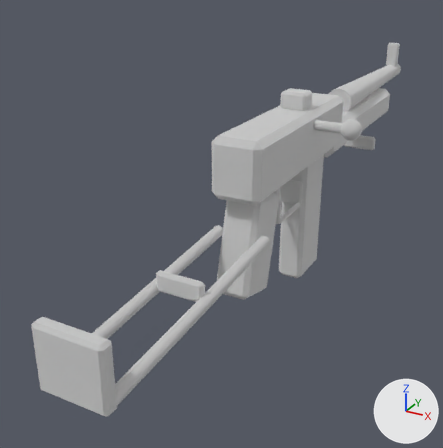
An edit to the glTF model ambush_loop/art/v2/models/mp40_lod0.glb, drawn before and after from the same camera.
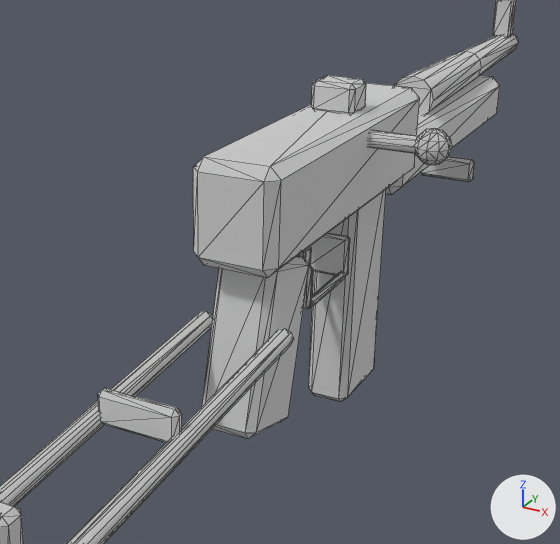
Each version appears first whole from a camera (50 mm lens) standing at (0.264, -0.604, 0.23) and looking at (-0.072, 0.007, -0.075), and next in a close-up on the part from 22% to 96% of the width and 10% to 81% of the height. The lights are fixed; the arrows at lower right show +X, +Y and +Z. The last two pictures show the newer version. The close-ups show mesh edges as thin lines. Vertices at exactly the same position are counted once.

In view in the first close-up: 'mp40_body'.
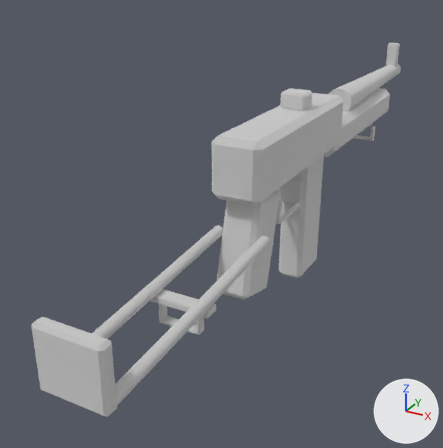
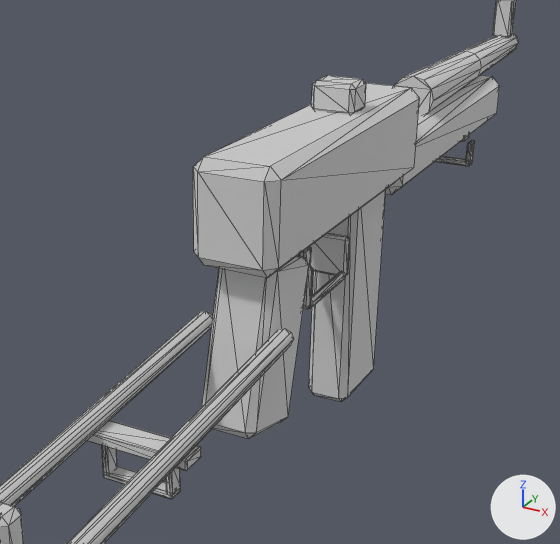
Where the change shows, as pixel boxes [x1, y1, x2, y2] in the close-ups (560 x 544 px):
```json
{"part": 1, "of": "me_folding_stock_rail", "change": "added", "after": [102, 445, 181, 499]}
{"part": 2, "of": "me_folding_stock_rail", "change": "added", "after": [87, 420, 201, 470]}
{"part": 3, "of": "me_folding_stock_rail", "change": "deleted", "before": [415, 128, 452, 165]}
{"part": 4, "of": "me_folding_stock_rail", "change": "deleted", "before": [98, 388, 182, 442]}
{"part": 5, "of": "me_folding_stock_rail", "change": "deleted", "before": [368, 130, 418, 153]}
{"part": 6, "of": "me_folding_stock_rail", "change": "cut back", "before": [420, 156, 475, 182], "after": [435, 140, 474, 166]}
```

Edits to the scene script, one JSON object a line:
```json
{"block": "me_folding_stock_rail", "where": "# used by ob_mp40_body; location = (0.0, 0.0, 0.0)"}
{"op": "remove", "block": "me_folding_stock_rail", "code": "me_folding_stock_rail.from_pydata(...)  # 472 vertices, 868 faces; spans x -0.033..0.081, y -0.347..0.51, z -0.156..0.092"}
{"op": "add", "block": "me_folding_stock_rail", "code": "me_folding_stock_rail.from_pydata(...)  # 532 vertices, 1004 faces; spans x -0.033..0.033, y -0.347..0.51, z -0.156..0.092"}
{"block": "me_folding_stock_rail", "change": "me_folding_stock_rail part 1: a new loose piece of 64 vertices spanning x -0.022..0.022, y -0.205..-0.195, z -0.084..-0.062, in mat_v2_actor_atlas (white #e7e7e7)"}
{"block": "me_folding_stock_rail", "change": "me_folding_stock_rail part 2: a new loose piece of 24 vertices spanning x -0.033..0.033, y -0.208..-0.192, z -0.062..-0.054, in mat_v2_actor_atlas (white #e7e7e7)"}
{"block": "me_folding_stock_rail", "change": "me_folding_stock_rail part 3: the loose piece of 52 vertices spanning x 0.059..0.081, y 0.034..0.058, z 0.041..0.065 is deleted"}
{"block": "me_folding_stock_rail", "change": "me_folding_stock_rail part 4: the loose piece of 24 vertices spanning x -0.025..0.025, y -0.204..-0.196, z -0.052..-0.032 is deleted"}
{"block": "me_folding_stock_rail", "change": "me_folding_stock_rail part 5: the loose piece of 16 vertices spanning x 0.0..0.065, y 0.04..0.052, z 0.047..0.059 is deleted"}
{"block": "me_folding_stock_rail", "change": "me_folding_stock_rail part 6: 20 vertices removed from x -0.025..0.025, y 0.326..0.334, z -0.052..-0.032; 60 vertices added at x -0.022..0.022, y 0.325..0.335, z -0.037..-0.015"}
{"block": "me_folding_stock_rail", "change": "other edits to the shape of me_folding_stock_rail do not show in these pictures"}
```
